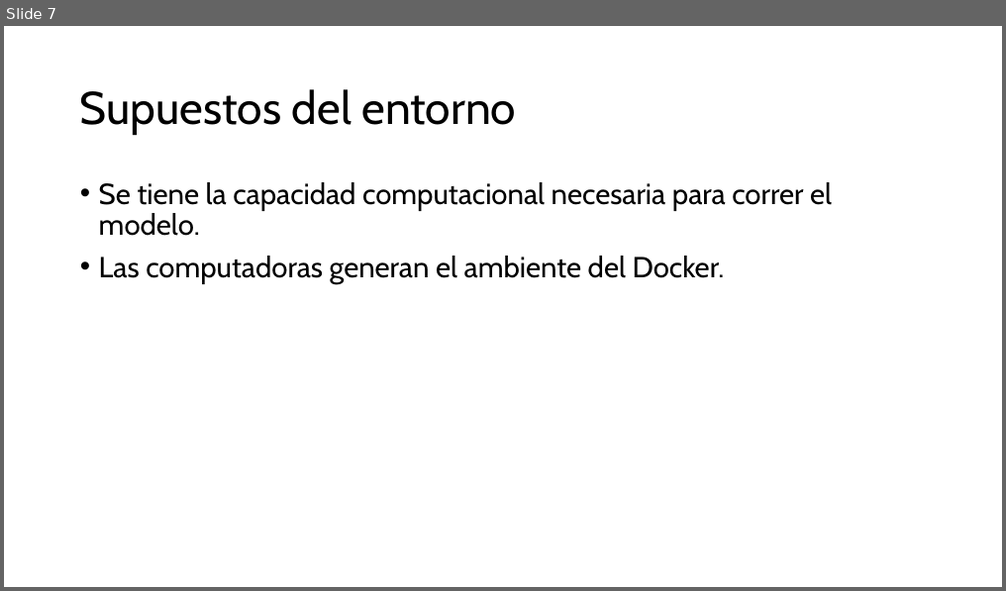
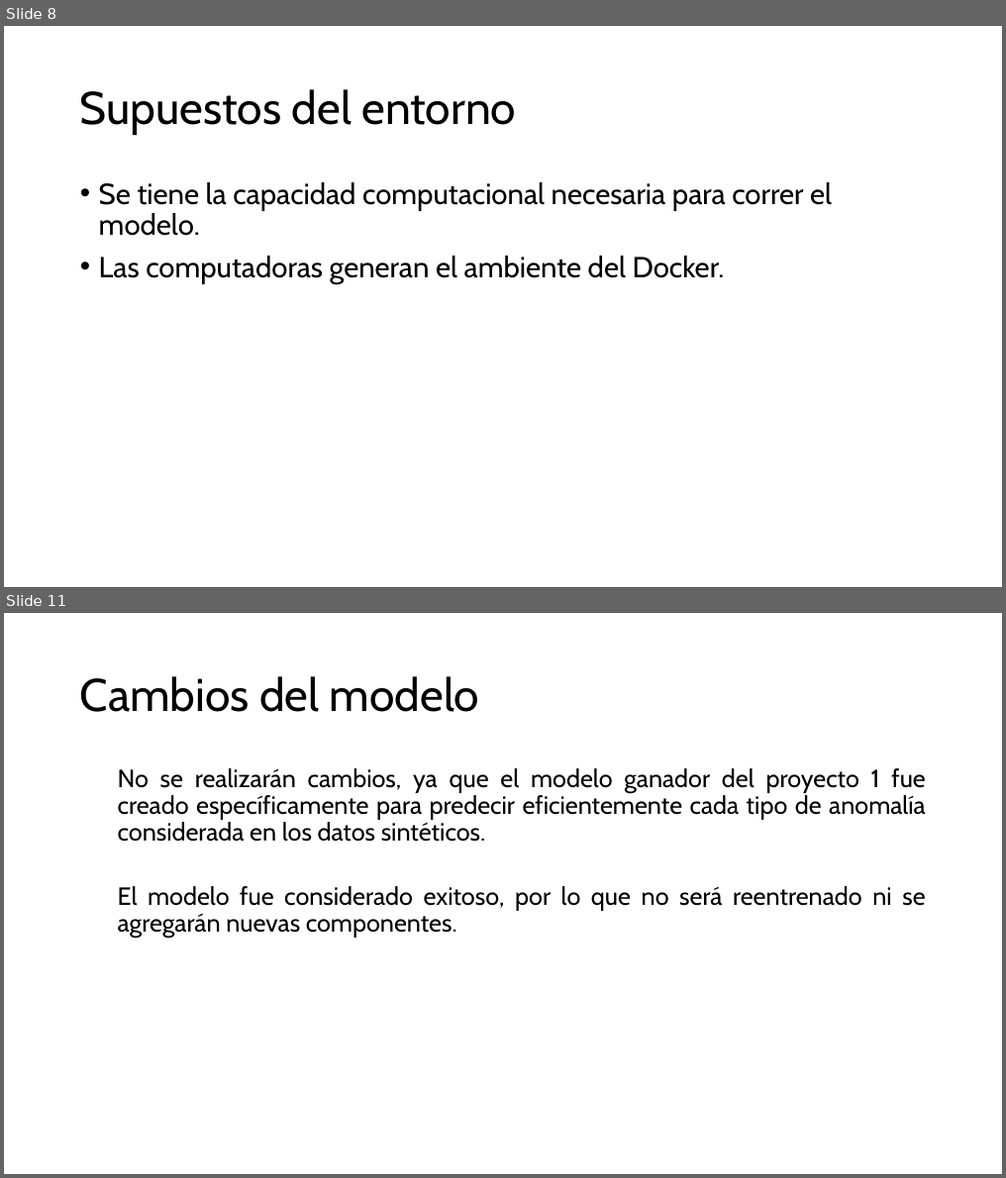
Before and after one commit to ricrod01/PROYECTO_4_DL, a slide deck: docs/Presentacion_Proyecto4.pptx. Shown one above the other, each under a label of ours: slide 7 before the commit, slides 8 and 11 after it; the slides between them are not shown. The pictures are 1006x591 and 1006x1178 pixels, drawn with LibreOffice and Linux fonts; fonts in the diff are those of the drawing. Boxes give left, top, right and bottom in pixels: in the first picture for what was removed or moved away, otherwise in the second. Text is boxed around its words. In the diff, an @@ line names an element or a change of style, - is before the commit and + after.

Commit message:
Cambios en diapositivas
Se crea el link de la app

```diff
--- a/docs/Presentacion_Proyecto4.pptx
+++ b/docs/Presentacion_Proyecto4.pptx
@@ slide 11 added at (4,613,1002,1174), background #FFFFFF @@
@@ title added at (80,676,479,712), 44 pt, text #000000 @@
+Cambios del modelo
@@ text added at (118,768,926,939), 24 pt, text #000000 @@
+  No se realizarán cambios, ya que el modelo ganador del proyecto 1 fue creado específicamente para predecir eficientemente cada tipo de anomalía considerada en los datos sintéticos.
+  El modelo fue considerado exitoso, por lo que no será reentrenado ni se agregarán nuevas componentes.
@@ what was slide 7 is now slide 8 @@
```
Also in this commit, not shown: 8 other slides added, 5 other files.
